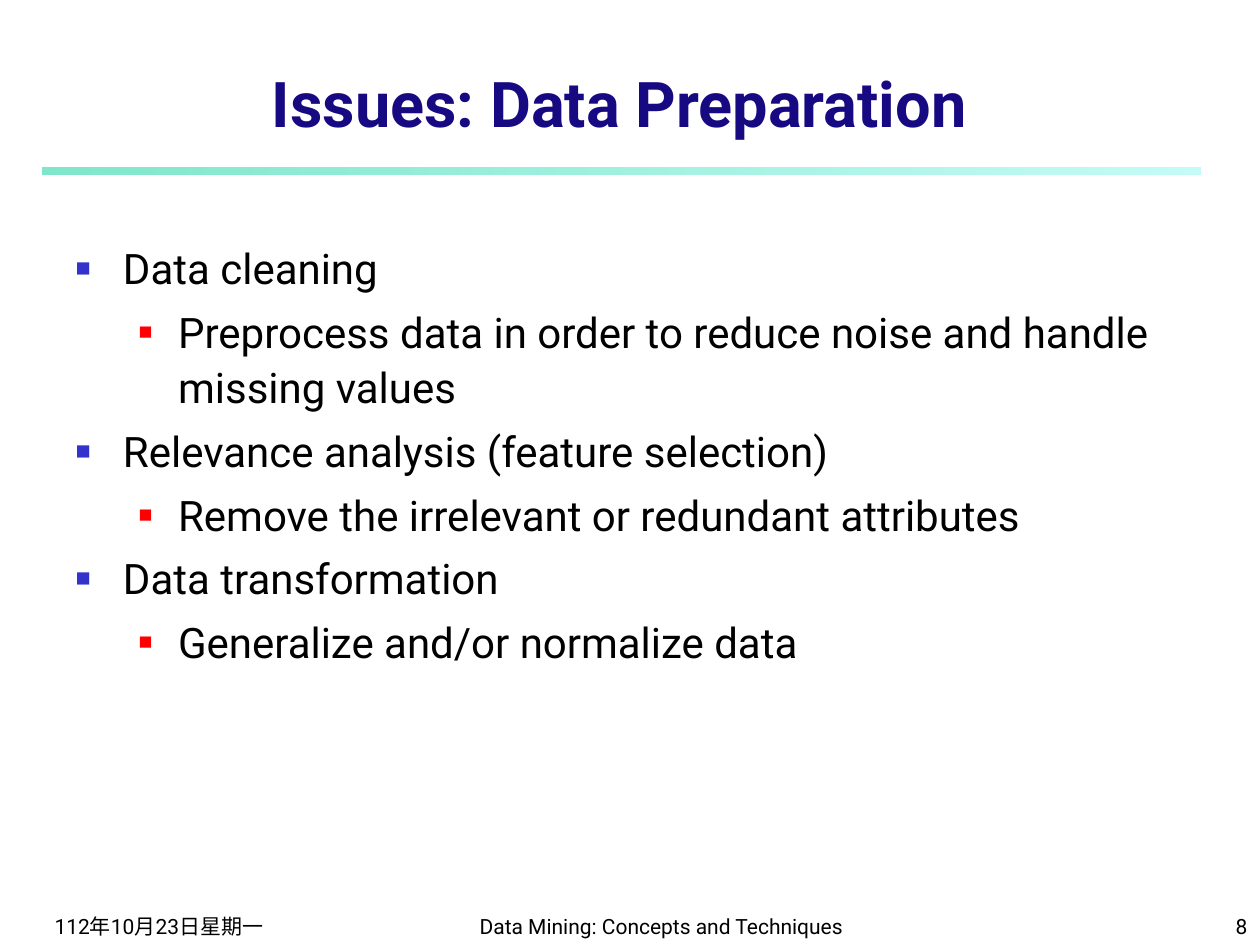
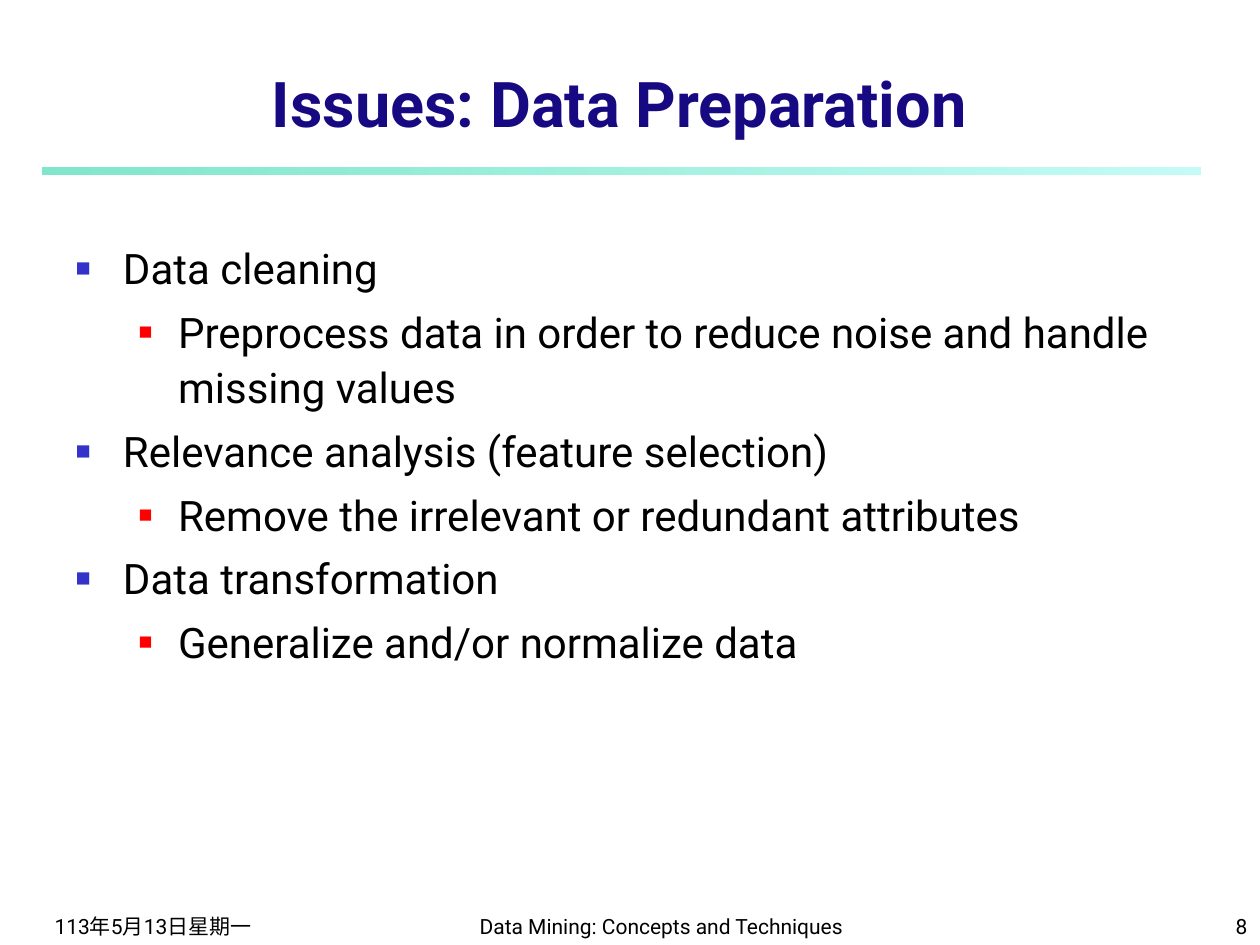
Before and after one commit to carina419/NTUST, a slide deck: slide 8 of 112-1/MI5130701 資料探勘 Data Mining/2-new - Classification.pptx. Drawn at 1260x945 pixels with LibreOffice and Linux fonts; fonts in the diff are those of the drawing. Boxes give left, top, right and bottom in pixels: in the first picture for what was removed or moved away, otherwise in the second. Text is boxed around its words. In the diff, an @@ line names an element or a change of style, - is before the commit and + after.

```diff
--- a/112-1/MI5130701 資料探勘 Data Mining/2-new - Classification.pptx
+++ b/112-1/MI5130701 資料探勘 Data Mining/2-new - Classification.pptx
@@ text at <box>55,916,252,936</box>: text changed @@
-112年10月23日星期一
+113年5月13日星期一
```
Also in this commit, not shown: 98 other slides changed, 3 other files.
